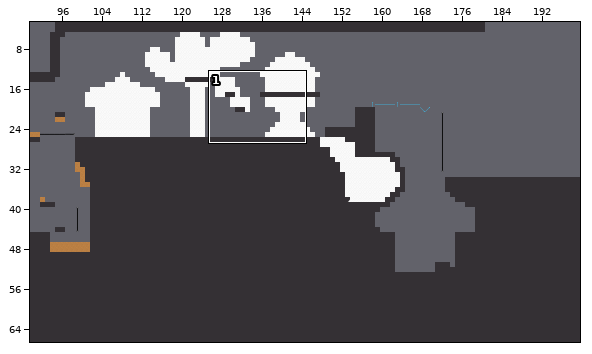
Tiled map: assets/tilemaps/Alpha1.tmx. The picture above shows the old version from afar; the outline marks the close-up.
Close-up. First the earlier version:
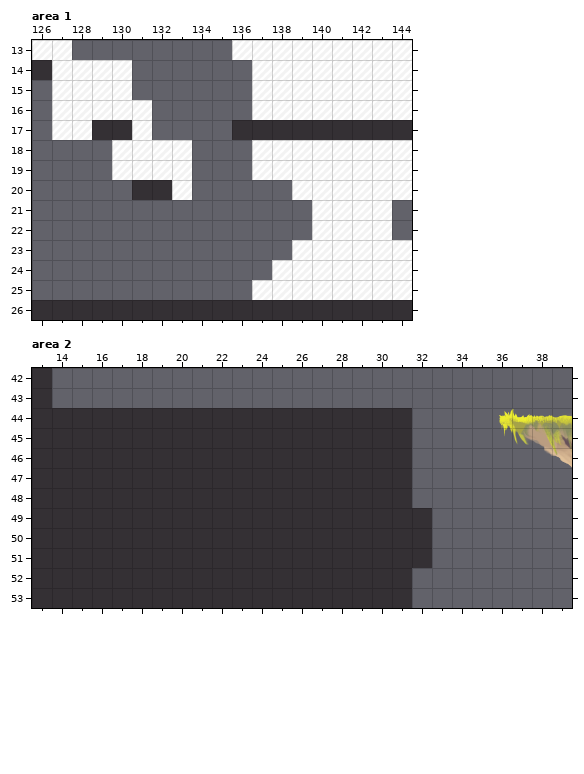
Cells are 64x64 px. Shown: area 1 x 126..144, y 13..26; area 2 x 13..39, y 42..53. The commit also changed other parts of the map, which this record leaves out. Layer "Herbe" is drawn 0,-14 px off the grid.
Once edited:
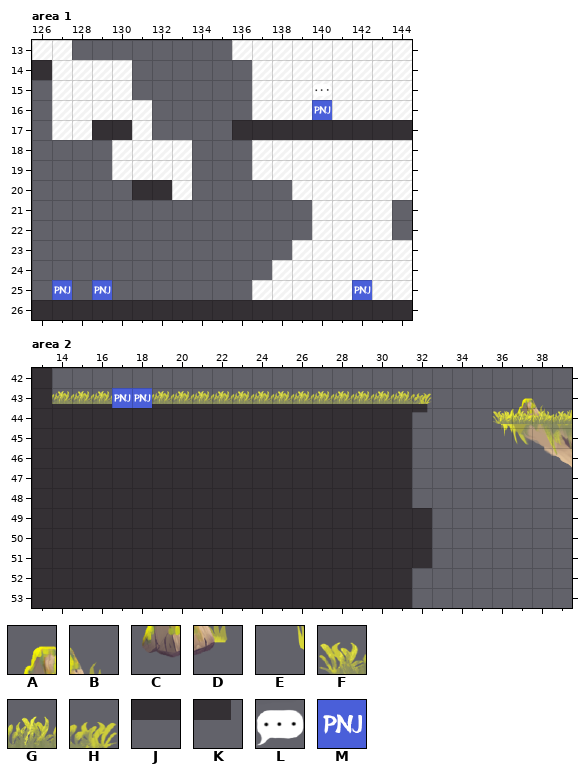
Key: from "Alpha_test1": A 239, B 240, C 267, D 268, E 272; from "HERBES": F 812, G 813, H 814, J 855, K 856; from "platformPack_tilesheet_LD": L 288, M 289.
_ is an empty cell, . an unchanged one.
Tiles of an added or newly shown layer are drawn over the layers below it.
The exact change:
--- layer "PNJ" (now shown), area 1
@@ x 140..140 @@
-15 _
-16 _
+15 L
+16 M
@@ x 127..142 @@
-25 _._............_
+25 M.M............M
--- layer "rock" (now shown), area 2
@@ x 37..39 @@
-43 __.
-44 ___
+43 AB.
+44 CDE
--- layer "Herbe" (now shown), area 2
@@ x 14..39 @@
-43 ___________________.......
-44 ___________________...____
+43 GGGGGGGGGGGGGGGGGGH.......
+44 JJJJJJJJJJJJJJJJJJK...FGGG
--- layer "PNJ" (now shown), area 2
@@ x 17..18 @@
-43 __
+43 MM
Boxes around the changes in both close-ups, in picture pixels (x1, y1, x2, y2):
added: (312, 84, 332, 120)
added: (52, 280, 72, 300)
added: (92, 280, 112, 300)
added: (352, 280, 372, 300)
added: (52, 388, 432, 413)
added: (492, 398, 572, 424)
